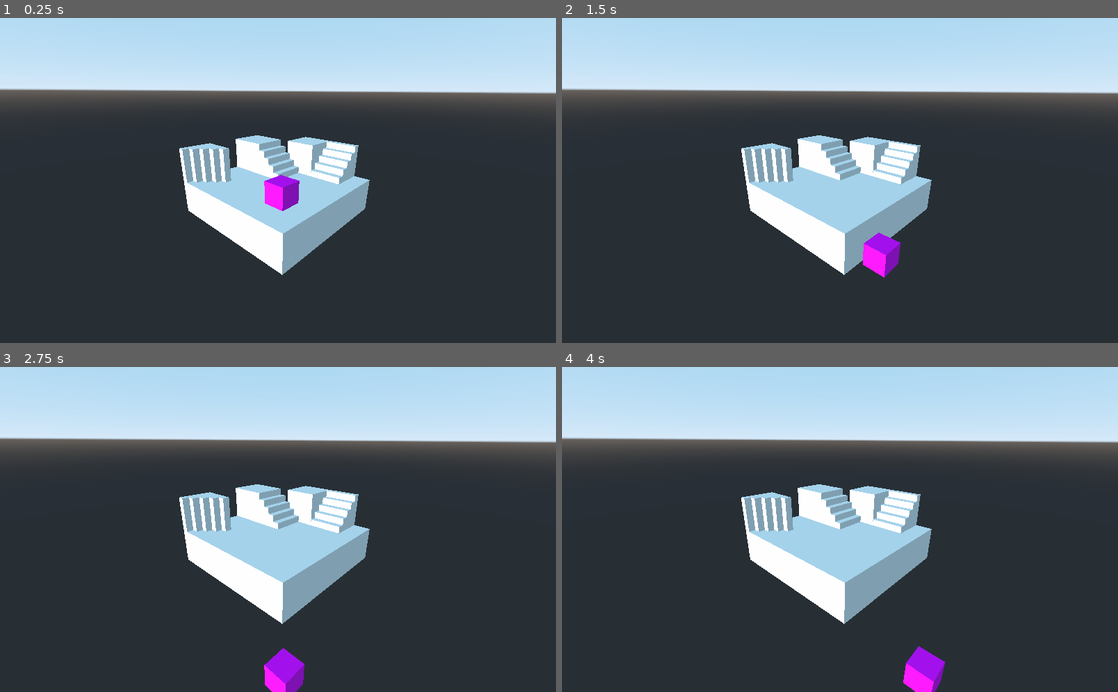
Above: before the commit, frames 1-4 (two rows, left to right).
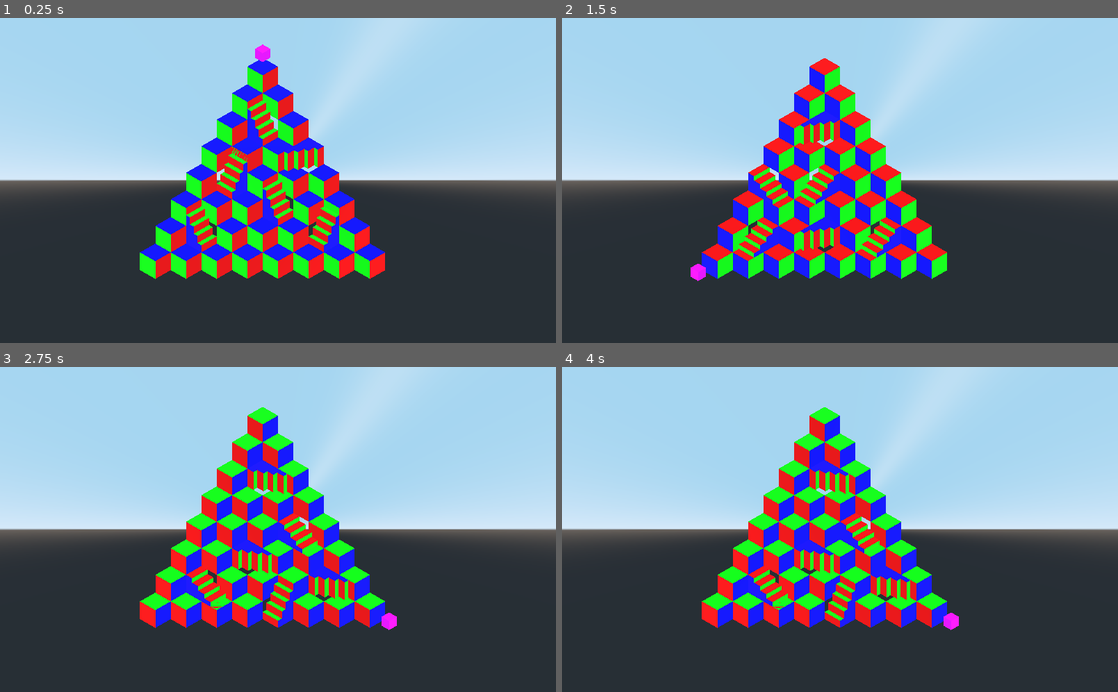
Above: after the commit, the same moments.

Repository: kellieb695/final-proj
Game: Godot game, scene res://QbertLevel.tscn
The game is run twice, just before and just after one commit, with the same random seed, the same clock (stepped at 60 frames per second) and the same inputs. Before the commit the project starts from res://Main.tscn.
Inputs:
- Up to frame 1 (0.25 s): no input
- Up to frame 2 (1.5 s): tap Enter at 0.5 s; hold Right (move_right) 0.53-1.28 s; tap D (flip_world_ccw) at 0.6 s; tap Space (jump) at 0.77 s; tap R (restart) at 1.25 s; hold Down (move_back) from 1.28 s (still down); tap A (flip_world_cw) at 1.35 s
- Up to frame 3 (2.75 s): tap Space (jump) at 1.52 s; tap R (restart) at 2 s; release Down (move_back) at 2.03 s; hold Right (move_right) from 2.03 s (still down); tap D (flip_world_ccw) at 2.1 s
- Up to frame 4 (4 s): tap R (restart) at 2.75, 3.5 s; release Right (move_right) at 2.78 s; hold Up (move_forward) 2.78-3.53 s; tap A (flip_world_cw) at 2.85 s; tap Space (jump) at 3.02, 3.77 s; hold Left (move_left) from 3.53 s (still down); tap D (flip_world_ccw) at 3.6 s

The runs differ from the first frame. In frame 1, 49% of the frame differs, in the area x 0-100%, y 8-81%; in frame 2, 49%; in frame 3, 50%; in frame 4, 50%, in the area x 0-100%, y 10-100%.

Commit message:
Resaving for exporting demo

Diff:
--- a/project.godot
+++ b/project.godot
@@ -11,7 +11,7 @@
 [application]
 
 config/name="Final-proj"
-run/main_scene="res://Main.tscn"
+run/main_scene="res://QbertLevel.tscn"
 config/icon="res://pics/icon.png"
 
 [gui]
Not shown, added: export_presets.cfg
